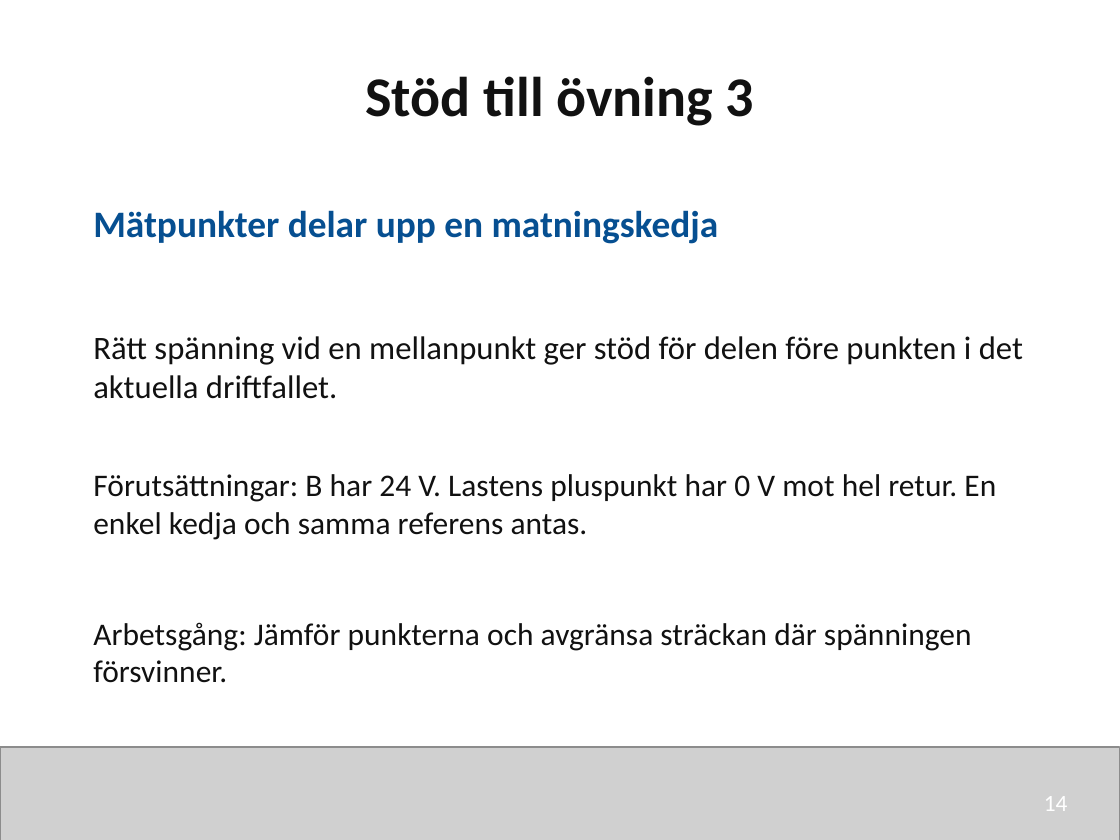
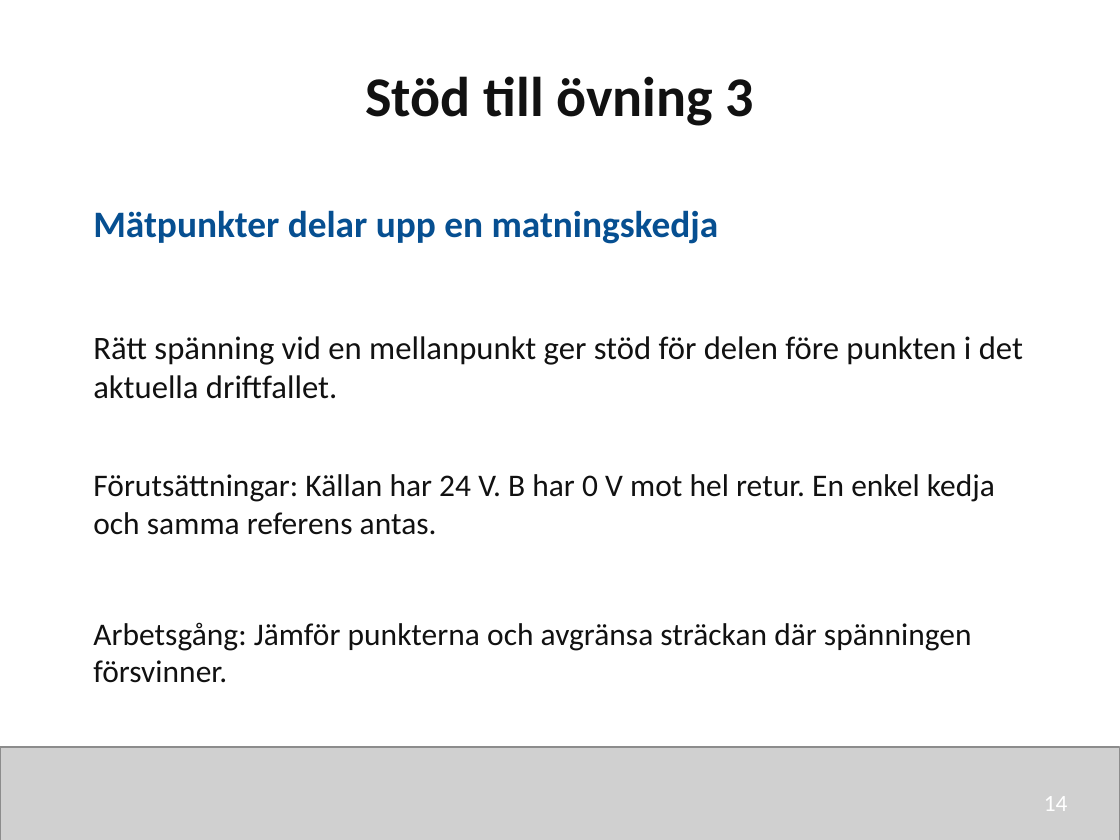
Before and after one commit to nj22az/nj22az.github.io, a slide deck: slide 14 of sjoskolan/vecka-45/aktuell/v45_01_Systematisk_felsokning_elev.pptx. Drawn at 1120x840 pixels with LibreOffice and Linux fonts; fonts in the diff are those of the drawing; grey boxes stand for pictures. Boxes give left, top, right and bottom in pixels: in the first picture for what was removed or moved away, otherwise in the second. Text is boxed around its words. In the diff, an @@ line names an element or a change of style, - is before the commit and + after.

```diff
--- a/sjoskolan/vecka-45/aktuell/v45_01_Systematisk_felsokning_elev.pptx
+++ b/sjoskolan/vecka-45/aktuell/v45_01_Systematisk_felsokning_elev.pptx
@@ text at bbox=[93, 474, 995, 535]: text changed @@
-Förutsättningar: B har 24 V. Lastens pluspunkt har 0 V mot hel retur. En enkel kedja och samma referens antas.
+Förutsättningar: Källan har 24 V. B har 0 V mot hel retur. En enkel kedja och samma referens antas.
```
Also in this commit, not shown: 2 other slides changed, 12 other files.
